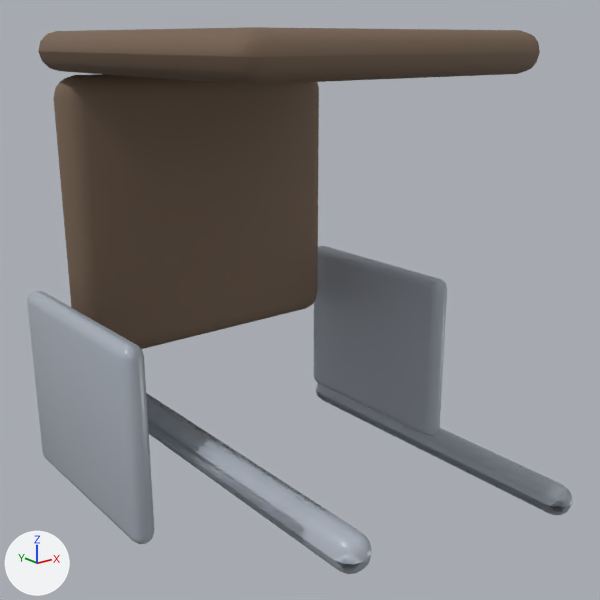
Renders of the glTF model unity/Assets/Art/EarlyGame/garage-kit/garage-folding-chair.glb from each side of a commit.
Rendered twice from a 50 mm lens placed at (-0.334, -0.257, 0.642), pointed at (-0.007, 0.152, 0.479). The axes (+X, +Y, +Z) are drawn at lower left. The lights are the same throughout. The picture after the commit comes second. Where no turn or scale is listed for an object, it has been applied to the vertices. Vertices at exactly the same position are counted once.

The older version as bpy lines, for what is in view:
```python
me_cube_016 = bpy.data.meshes.new('Cube.016')
me_cube_016.from_pydata(...)  # 96 vertices, 188 faces; spans x -0.11..0.11, y -0.015..0.015, z 0.42..0.62
me_cube_016.materials.append(mat_garage_desk_wood)  # brown #766150
me_cube_017 = bpy.data.meshes.new('Cube.017')
me_cube_017.from_pydata(...)  # 80 vertices, 156 faces; spans x -0.11..0.11, y -0.1..0.14, z 0.748..0.773
me_cube_017.materials.append(mat_garage_desk_wood)  # brown #766150
me_cube_019 = bpy.data.meshes.new('Cube.019')
me_cube_019.from_pydata(...)  # 84 vertices, 164 faces; spans x -0.181..-0.159, y -0.275..-0.005, z 0.269..0.291
me_cube_019.materials.append(mat_garage_steel)  # grey #aab1bc
me_cube_023 = bpy.data.meshes.new('Cube.023')
me_cube_023.from_pydata(...)  # 80 vertices, 156 faces; spans x -0.177..-0.163, y -0.075..0.075, z 0.315..0.445
me_cube_023.materials.append(mat_garage_steel)  # grey #aab1bc
ob_backrest_001 = bpy.data.objects.new('Backrest.001', me_cube_017)
ob_backrest_001.location = (-0.0065, 0.1541, -0.125)
ob_bracer_001 = bpy.data.objects.new('BraceR.001', me_cube_023)
ob_bracer_001.location = (0.0386, 0.2191, 0.0318)
ob_leg1_001 = bpy.data.objects.new('Leg1.001', me_cube_019)
ob_leg1_001.location = (0.0824, 0.2991, 0.1163)
ob_seat_001 = bpy.data.objects.new('Seat.001', me_cube_016)
ob_seat_001.location = (0.0, 0.2791, 0.0)
# also in view: 'Leg3.001' at (-0.088, 0.135, 0.396); 'Leg2.001' at (0.13, 0.159, 0.334); 'Leg0.001' at (0.13, 0.159, 0.334); 'BraceL.001' at (0.126, 0.219, 0.405)
```
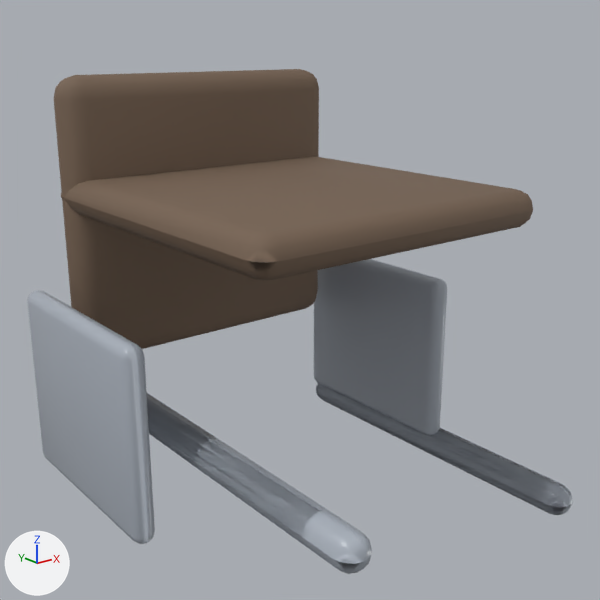
Where the newer file only moved an object's origin or applied its transform, the numbers keep the older frame.

The edits, one by one:
me_cube_023 is used by ob_bracer_001; location (0.0386, 0.2191, 0.0318).
me_cube_023 had 80 vertices, 156 faces and spanned x -0.177..-0.163, y -0.075..0.075, z 0.315..0.445.
me_cube_023 now has 80 vertices, 156 faces and spans x -0.177..-0.162, y -0.075..0.075, z 0.315..0.445.
me_cube_023 part 1: its shading normals changed.
me_cube_019 has 84 vertices, 164 faces and spans x -0.181..-0.159, y -0.275..-0.005, z 0.269..0.291.
me_cube_019 is used by ob_leg1_001; location (0.0824, 0.2991, 0.1163).
me_cube_019 part 2: its shading normals changed.
Mesh me_cube_001 is new.
It has 84 vertices, 164 faces and spans x -0.11..0.11, y -0.24..0.0, z 0.528..0.553.
It uses material mat_garage_desk_wood (brown #766150).
Object 'Backrest.001' (ob_backrest_001) is deleted.
Object 'Backrest' (ob_backrest) is new; it shows me_cube_001.
Its location is (0.0, 0.294, 0.0).

What differs and where, as boxes (x1, y1, x2, y2) in the pictures (600 x 600 px):
'Backrest', added (brown)
    after: (61, 156, 533, 280)
'Backrest.001', deleted (brown)
    before: (38, 27, 540, 84)
